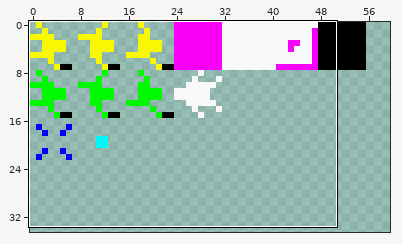
One commit to this pixel-art file: textures/spritesheet.aseprite. Above: a wide view before the commit, with the close-up outlined.
Close-up. Before the edit:
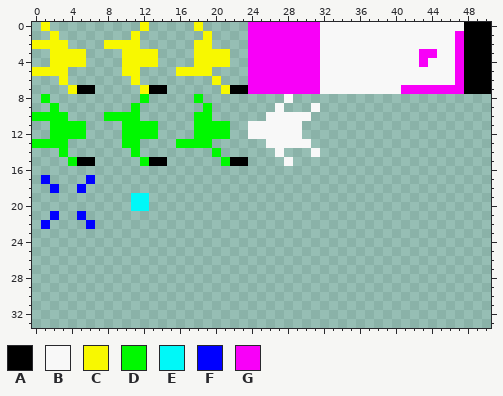
128x128 pixels, 1 frame. Shown: x 0..50, y 0..33. The wide view leaves out empty margins.
Palette (. is transparent): A #000000  B #f8f8f8  C #f8f800  D #00f800  E #00f8f8  F #0000ff  G #f800f8
Pixels before, first column x 0:
 0 .C..........C.....C.....GGGGGGGGBBBBBBBBBBBBBBBBAAA
 1 ..C........C.......C....GGGGGGGGBBBBBBBBBBBBBBBGAAA
 2 CCCC....CCCC......CC....GGGGGGGGBBBBBBBBBBBBBBBGAAA
 3 ..CCCC....CCCC....CCCC..GGGGGGGGBBBBBBBBBBBGGBBGAAA
 4 ..CCCC....CCCC....CCCC..GGGGGGGGBBBBBBBBBBBGBBBGAAA
 5 CCCC......CC....CCCC....GGGGGGGGBBBBBBBBBBBBBBBGAAA
 6 ...C.......C........C...GGGGGGGGBBBBBBBBBBBBBBBGAAA
 7 ....CAA.....CAA......CAAGGGGGGGGBBBBBBBBBGGGGGGGAAA
 8 .D..........D.....D.........B......................
 9 ..D........D.......D.......B...B...................
10 DDDD....DDDD......DD......BBBBB....................
11 ..DDDD....DDDD....DDDD..BBBBBB.....................
12 ..DDDD....DDDD....DDDD..BBBBBB.....................
13 DDDD......DD....DDDD......BBBBB....................
14 ...D.......D........D......B...B...................
15 ....DAA.....DAA......DAA....B......................
16 ...................................................
17 .F....F............................................
18 ..F..F.............................................
19 ...........EE......................................
20 ...........EE......................................
21 ..F..F.............................................
22 .F....F............................................
And afterwards:
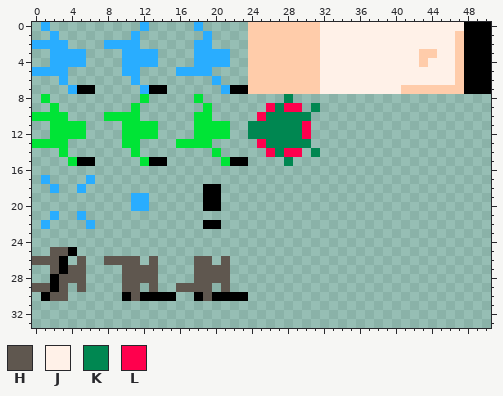
Colours new in this view: H #5f574f  J #fff1e8  K #008751  L #ff004d
From old to new:
{"colour":"C","old":"#f8f800","new":"#29adff"}
{"colour":"D","old":"#00f800","new":"#00e436"}
{"colour":"G","old":"#f800f8","new":"#ffccaa"}
{"y":0,"x":32,"old":"BBBBBBBBBBBBBBBB","new":"JJJJJJJJJJJJJJJJ"}
{"y":1,"x":32,"old":"BBBBBBBBBBBBBBB","new":"JJJJJJJJJJJJJJJ"}
{"y":2,"x":32,"old":"BBBBBBBBBBBBBBB","new":"JJJJJJJJJJJJJJJ"}
{"y":3,"x":32,"old":"BBBBBBBBBBB","new":"JJJJJJJJJJJ"}
{"y":3,"x":45,"old":"BB","new":"JJ"}
{"y":4,"x":32,"old":"BBBBBBBBBBB","new":"JJJJJJJJJJJ"}
{"y":4,"x":44,"old":"BBB","new":"JJJ"}
{"y":5,"x":32,"old":"BBBBBBBBBBBBBBB","new":"JJJJJJJJJJJJJJJ"}
{"y":6,"x":32,"old":"BBBBBBBBBBBBBBB","new":"JJJJJJJJJJJJJJJ"}
{"y":7,"x":32,"old":"BBBBBBBBB","new":"JJJJJJJJJ"}
{"y":8,"x":28,"old":"B","new":"K"}
{"y":9,"x":26,"old":".B..","new":"LKLL"}
{"y":9,"x":31,"old":"B","new":"K"}
{"y":10,"x":25,"old":".BBBBB","new":"LKKKKK"}
{"y":11,"x":24,"old":"BBBBBB.","new":"KKKKKKL"}
{"y":12,"x":24,"old":"BBBBBB.","new":"KKKKKKL"}
{"y":13,"x":25,"old":".BBBBB","new":"LKKKKK"}
{"y":14,"x":26,"old":".B..","new":"LKLL"}
{"y":14,"x":31,"old":"B","new":"K"}
{"y":15,"x":28,"old":"B","new":"K"}
{"y":17,"x":1,"old":"F","new":"C"}
{"y":17,"x":6,"old":"F","new":"C"}
{"y":18,"x":2,"old":"F","new":"C"}
{"y":18,"x":5,"old":"F","new":"C"}
{"y":18,"x":19,"old":"..","new":"AA"}
{"y":19,"x":11,"old":"EE","new":"CC"}
{"y":19,"x":19,"old":"..","new":"AA"}
{"y":20,"x":11,"old":"EE","new":"CC"}
{"y":20,"x":19,"old":"..","new":"AA"}
{"y":21,"x":2,"old":"F","new":"C"}
{"y":21,"x":5,"old":"F","new":"C"}
{"y":22,"x":1,"old":"F","new":"C"}
{"y":22,"x":6,"old":"F","new":"C"}
{"y":22,"x":19,"old":"..","new":"AA"}
{"y":25,"x":2,"old":"...","new":"HHA"}
{"y":26,"x":0,"old":"....","new":"HHHA"}
{"y":26,"x":5,"old":".","new":"H"}
{"y":26,"x":8,"old":"....","new":"HHHH"}
{"y":26,"x":13,"old":".","new":"H"}
{"y":26,"x":18,"old":"..","new":"HH"}
{"y":26,"x":21,"old":".","new":"H"}
{"y":27,"x":2,"old":"....","new":"HAHH"}
{"y":27,"x":10,"old":"....","new":"HHHH"}
{"y":27,"x":18,"old":"....","new":"HHHH"}
{"y":28,"x":2,"old":"....","new":"AHHH"}
{"y":28,"x":10,"old":"....","new":"HHHH"}
{"y":28,"x":18,"old":"....","new":"HHHH"}
{"y":29,"x":0,"old":"....","new":"HHAH"}
{"y":29,"x":5,"old":".","new":"H"}
{"y":29,"x":10,"old":"..","new":"HH"}
{"y":29,"x":13,"old":".","new":"H"}
{"y":29,"x":16,"old":"....","new":"HHHH"}
{"y":29,"x":21,"old":".","new":"H"}
{"y":30,"x":1,"old":"...","new":"AHH"}
{"y":30,"x":10,"old":"......","new":"AHAAAA"}
{"y":30,"x":18,"old":"......","new":"AHAAAA"}
{"label":"changed","picture_box":[32,22,464,301]}
